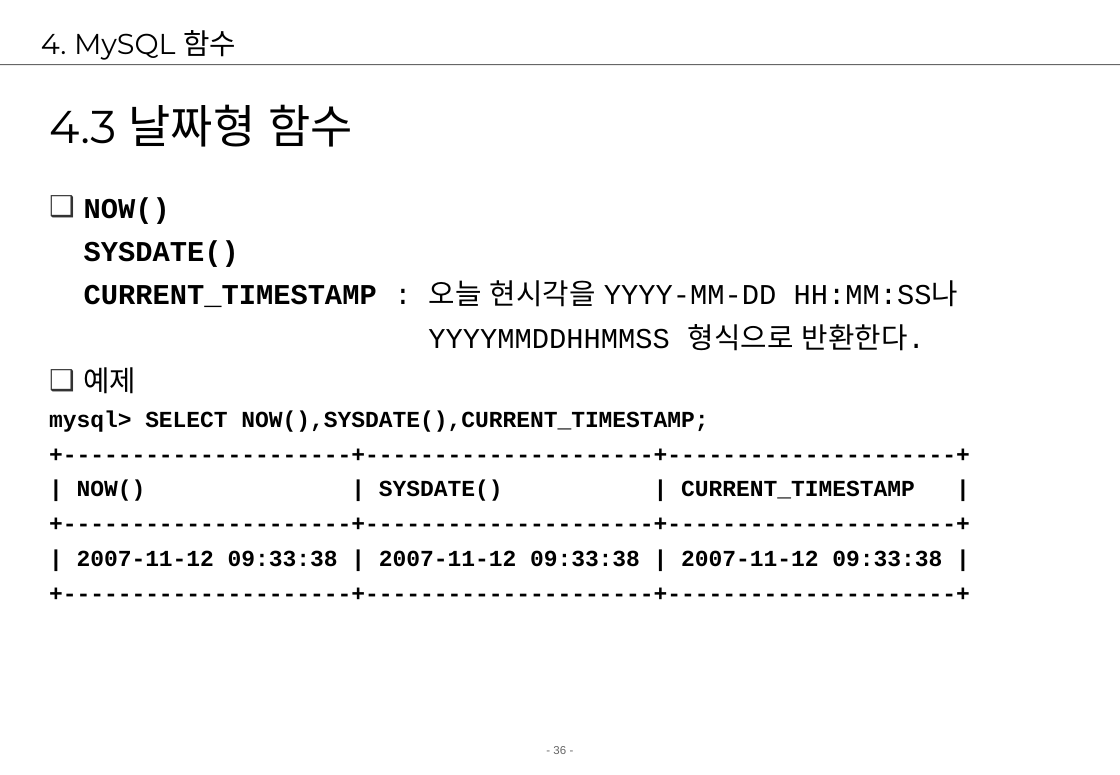
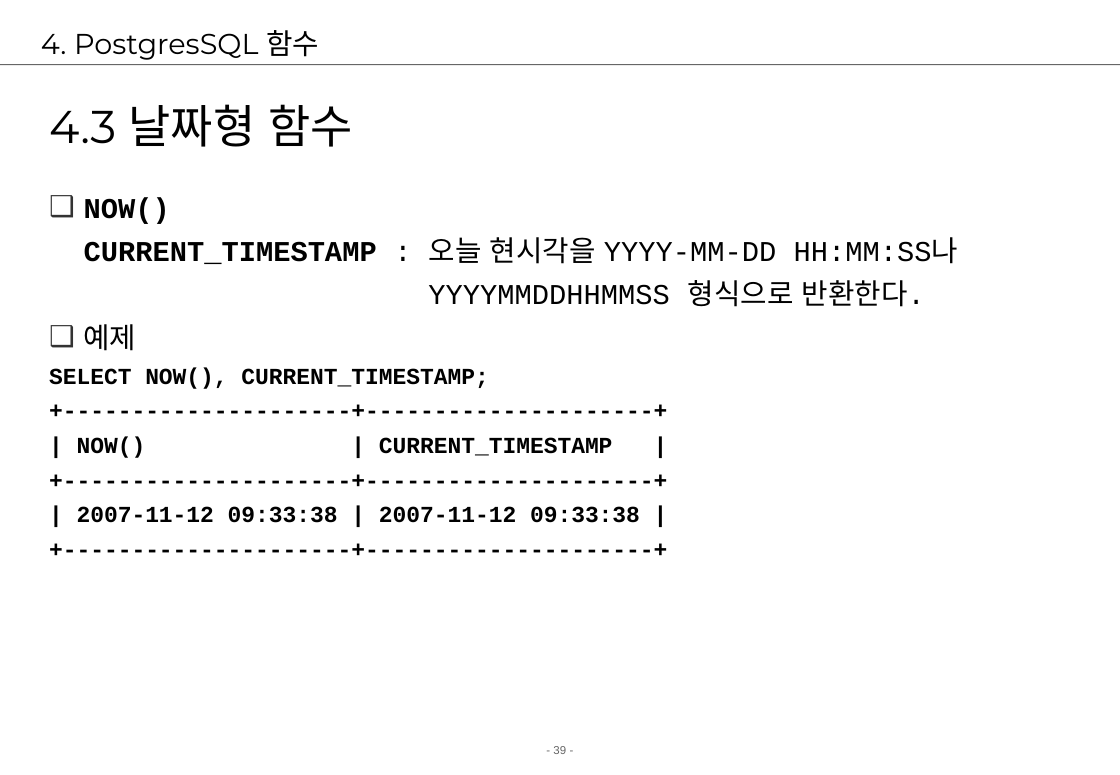
Before and after one commit to jungeunlee95/cafe24-TIL, a slide deck: slide 39 of 2 강의자료/02.강의/5. postgresql/postgresql2-검색.ppt (slide 36 before the commit). Drawn at 1120x775 pixels with LibreOffice and Linux fonts; fonts in the diff are those of the drawing; background and template pictures are left out. Boxes give left, top, right and bottom in pixels: in the first picture for what was removed or moved away, otherwise in the second. Text is boxed around its words. In the diff, an @@ line names an element or a change of style, - is before the commit and + after.

Commit message:
postgresql

```diff
--- a/2 강의자료/02.강의/5. postgresql/postgresql2-검색.ppt
+++ b/2 강의자료/02.강의/5. postgresql/postgresql2-검색.ppt
@@ title at bbox=[41, 30, 319, 60]: text changed @@
-4. MySQL 함수
+4. PostgresSQL 함수
@@ text at bbox=[84, 241, 239, 267]: paragraph removed @@
-SYSDATE()
@@ text at bbox=[49, 367, 640, 523]: text changed @@
-mysql> SELECT NOW(),SYSDATE(),CURRENT_TIMESTAMP;
-+---------------------+---------------------+---------------------+
-| NOW() | SYSDATE() | CURRENT_TIMESTAMP |
-+---------------------+---------------------+---------------------+
-| 2007-11-12 09:33:38 | 2007-11-12 09:33:38 | 2007-11-12 09:33:38 |
-+---------------------+---------------------+---------------------+
+SELECT NOW(), CURRENT_TIMESTAMP;
++---------------------+---------------------+
+| NOW() | CURRENT_TIMESTAMP |
++---------------------+---------------------+
+| 2007-11-12 09:33:38 | 2007-11-12 09:33:38 |
++---------------------+---------------------+
```
Also in this commit, not shown: 44 other slides changed, 4 slides added, 1 slide removed, 27 other files.
